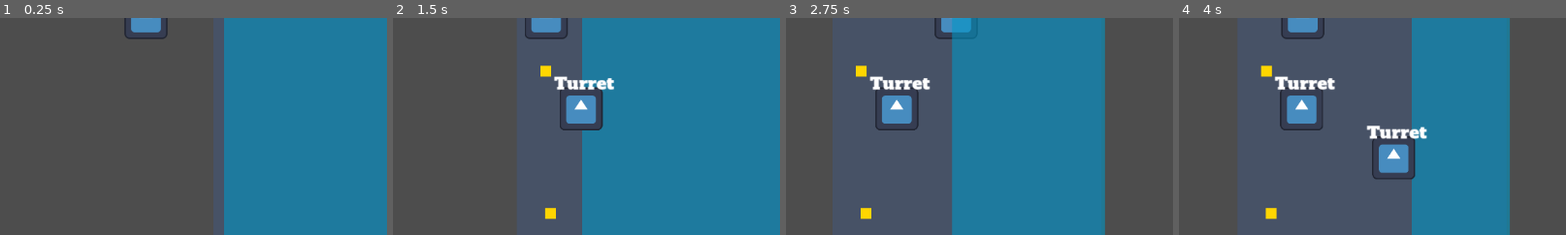
Above: before the commit, frames 1-4 (left to right).
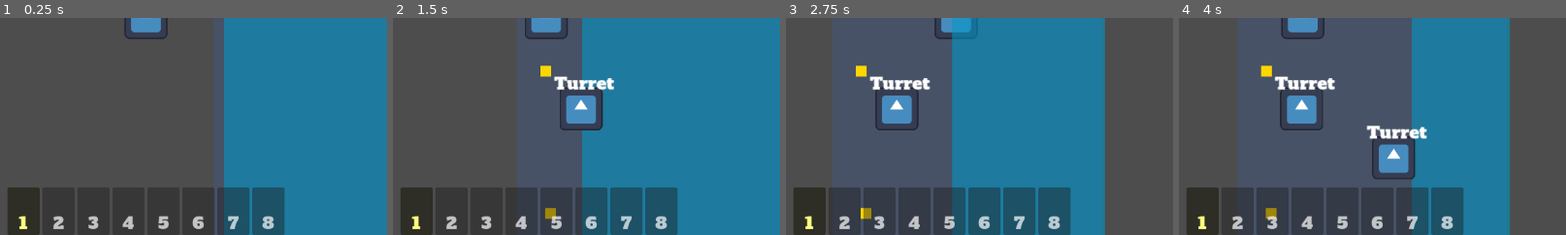
Above: after the commit, the same moments.

Repository: poga/dark-sea
Game: Godot game, scene res://scenes/game/main.tscn
Two runs of this game, one before a commit and one after it. Both use one fixed random seed, a clock stepped at 60 frames per second and the inputs below. The project has no main scene, so this scene is started directly. The engine's default icon, where the game draws it, is replaced by a stand-in: a white triangle on a blue panel in a dark square.
Inputs (mouse positions are % of the whole screen's width and height, from its top left):
- Up to frame 1 (0.25 s): no input
- Up to frame 2 (1.5 s): tap Enter at 0.5 s; move the mouse to (72, 45) at 0.52 s; press the mouse at (72, 45) at 0.53 s; hold D (move_right) 0.53-1.25 s; release the mouse at (72, 45) at 1.25 s; drag from (30, 55) to (6, 50) at 1.27 s
- Up to frame 3 (2.75 s): move the mouse to (60, 28) at 2.02 s; hold D (move_right) from 2.03 s (still down); tap Alt at 2.1 s
- Up to frame 4 (4 s): release D (move_right) at 2.75 s; drag from (45, 70) to (53, 50) at 2.77 s; move the mouse to (80, 65) at 3.52 s; press the mouse at (80, 65) at 3.53 s; hold A (move_left) from 3.53 s (still down)
The pictures show only the part of the screen within x 31-81%, y 50-100%; the shares and areas given below are measured in that part.

The runs differ from the first frame. In frame 1, 6.1% of the frame differs, in the area x 2-74%, y 78-100%; in frame 2, 10%; in frame 3, 14%; in frame 4, 14%.
Error before the commit: Invalid access to property or key 'inventory_changed' on a base object of type 'CharacterBody2D (player.gd)'. (res://scenes/ui/toolbar.gd:12)

Commit message:
refactor: connect toolbar to GameManager signals instead of player
Remove player_path export and _player dependency from toolbar.gd.
Connect to GameManager.inventory_changed and active_slot_changed
signals directly, and use GameManager.INVENTORY_SIZE / active_slot.

Co-Authored-By: Claude Opus 4.6 <noreply@anthropic.com>

Diff:
--- a/scenes/game/main.tscn
+++ b/scenes/game/main.tscn
@@ -70,7 +70,7 @@
 [node name="NumberLabel" parent="UI/GoldLabel" unique_id=1092108145 instance=ExtResource("13")]
 
 [node name="Toolbar" parent="UI" unique_id=1711227204 instance=ExtResource("14")]
-player_path = NodePath("../../Player")
+
 
 [node name="Tide" type="ColorRect" parent="." unique_id=1481333432]
 offset_left = 100.0
--- a/scenes/ui/toolbar.gd
+++ b/scenes/ui/toolbar.gd
@@ -1,21 +1,17 @@
 extends HBoxContainer
 
-@export var player_path: NodePath
-
-var _player: CharacterBody2D
 var _slots: Array[PanelContainer] = []
 var _icons: Array[TextureRect] = []
 
 func _ready():
 	mouse_filter = Control.MOUSE_FILTER_IGNORE
-	_player = get_node(player_path)
-	_player.inventory_changed.connect(_on_inventory_changed)
-	_player.active_slot_changed.connect(_on_active_slot_changed)
+	GameManager.inventory_changed.connect(_on_inventory_changed)
+	GameManager.active_slot_changed.connect(_on_active_slot_changed)
 	_build_slots()
 	_update_active_highlight()
 
 func _build_slots() -> void:
-	for i in range(_player.INVENTORY_SIZE):
+	for i in range(GameManager.INVENTORY_SIZE):
 		var panel: PanelContainer = PanelContainer.new()
 		panel.mouse_filter = Control.MOUSE_FILTER_IGNORE
 		panel.custom_minimum_size = Vector2(48, 48)
@@ -53,7 +49,7 @@
 func _update_active_highlight() -> void:
 	for i in range(_slots.size()):
 		var panel: PanelContainer = _slots[i]
-		if i == _player.active_slot:
+		if i == GameManager.active_slot:
 			panel.modulate = Color(1, 1, 0.5, 1)
 		else:
 			panel.modulate = Color(1, 1, 1, 0.7)
